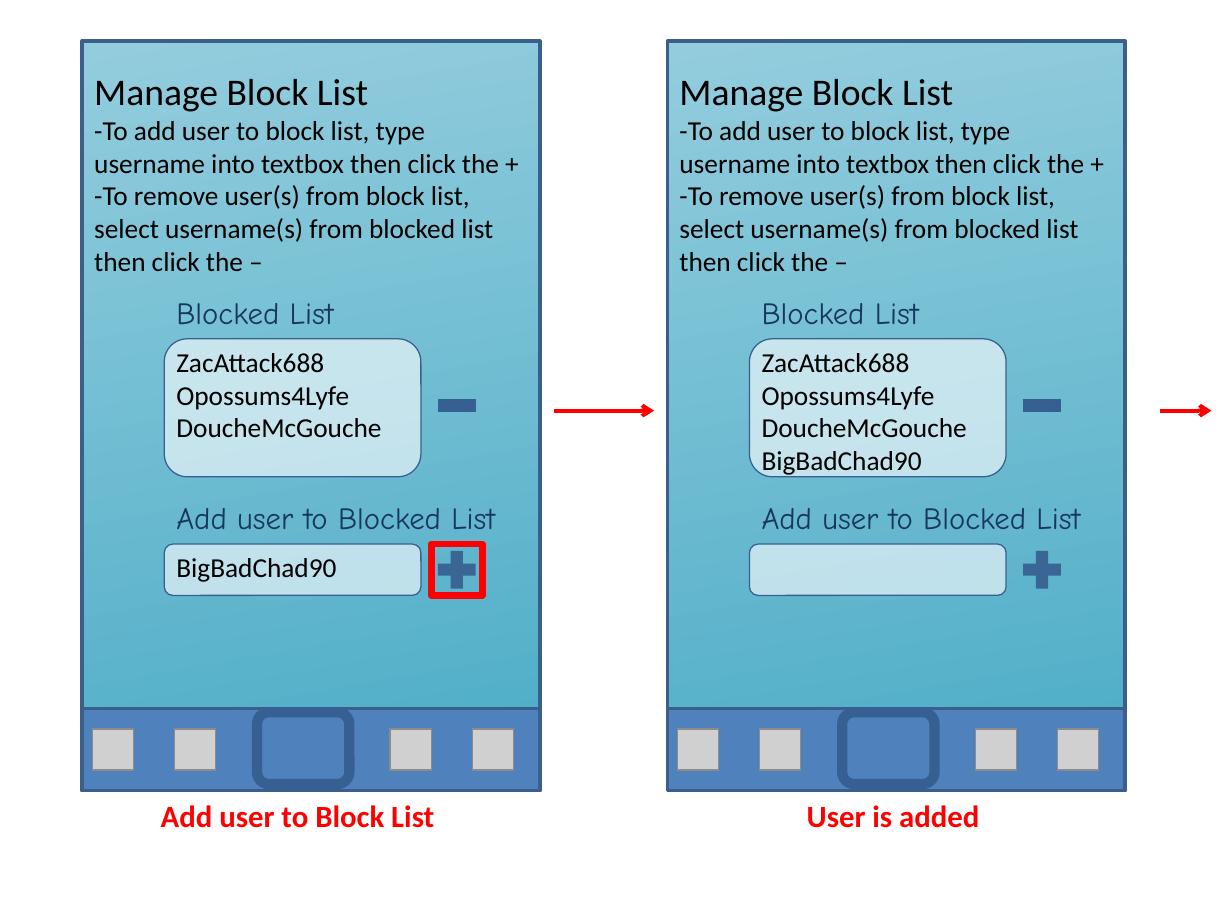
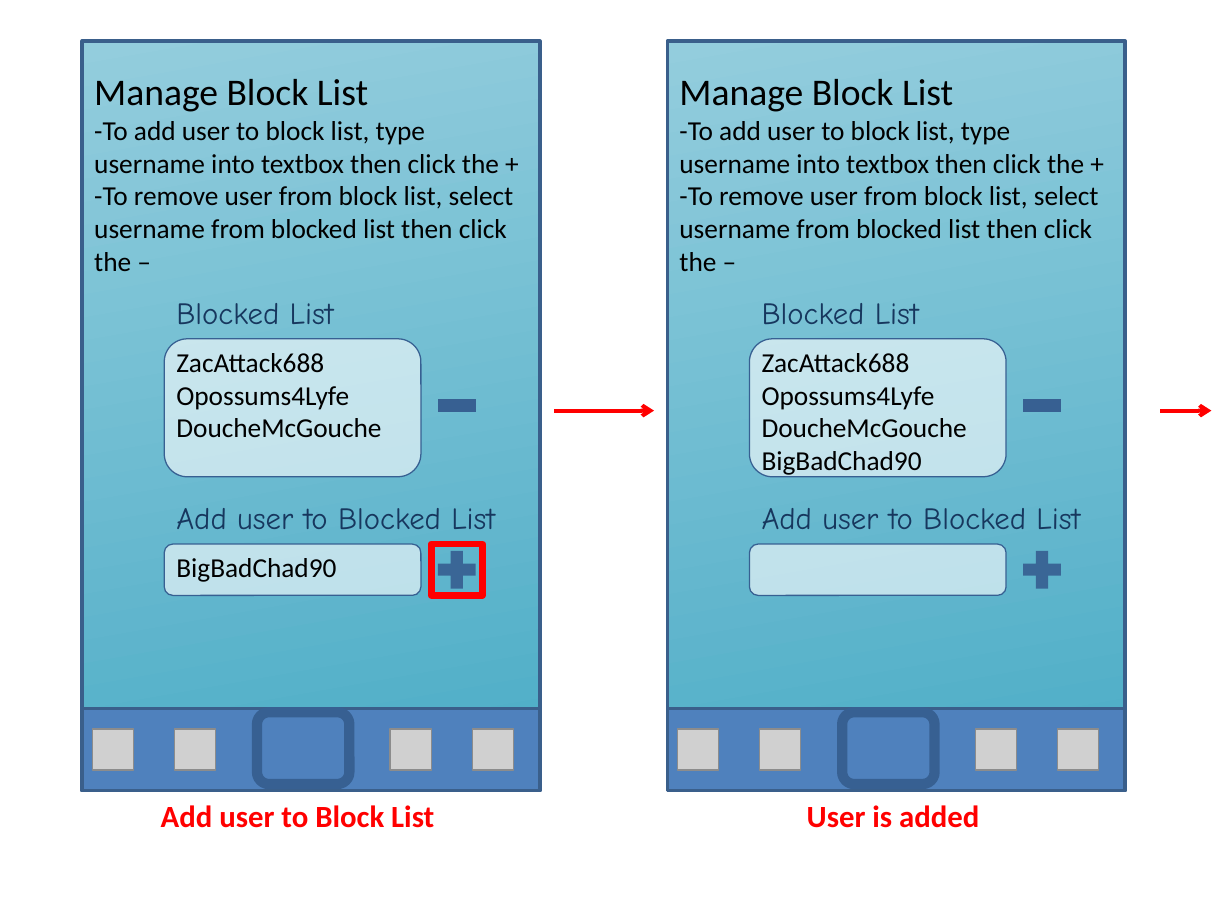
Before and after one commit to Cjreynol-zz/Study-Bear, a slide deck: slide 14 of docs/mock-ups/Mock-ups.pptx. Drawn at 1232x924 pixels with LibreOffice and Linux fonts; fonts in the diff are those of the drawing; grey boxes stand for pictures. Boxes give left, top, right and bottom in pixels: in the first picture for what was removed or moved away, otherwise in the second. Text is boxed around its words. In the diff, an @@ line names an element or a change of style, - is before the commit and + after.

```diff
--- a/docs/mock-ups/Mock-ups.pptx
+++ b/docs/mock-ups/Mock-ups.pptx
@@ text at (94,186,514,271): text changed @@
--To remove user(s) from block list, select username(s) from blocked list then click the –
+-To remove user from block list, select username from blocked list then click the –
@@ text at (679,186,1099,271): text changed @@
--To remove user(s) from block list, select username(s) from blocked list then click the –
+-To remove user from block list, select username from blocked list then click the –
```
Also in this commit, not shown: 7 other slides changed.
